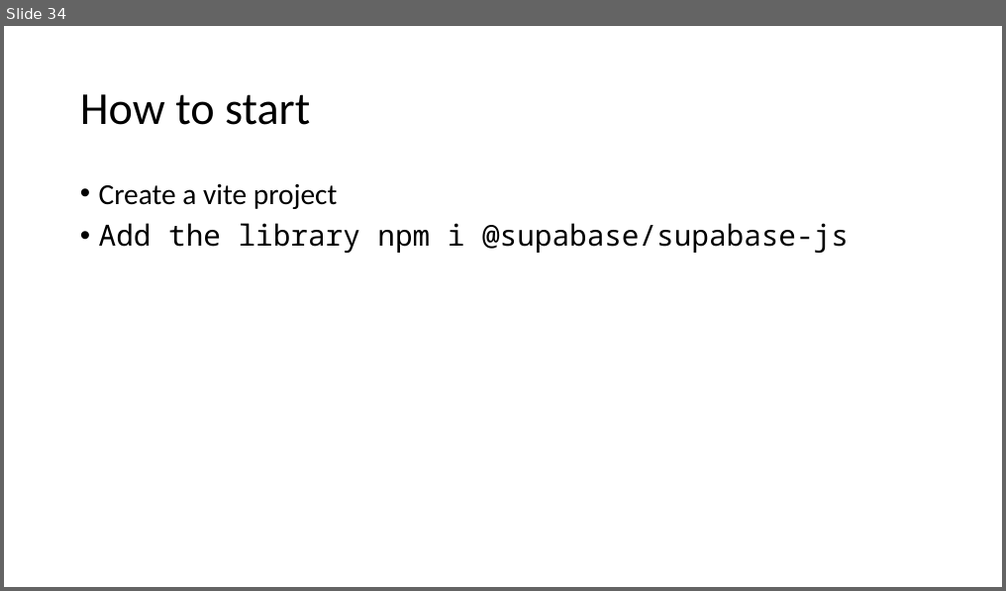
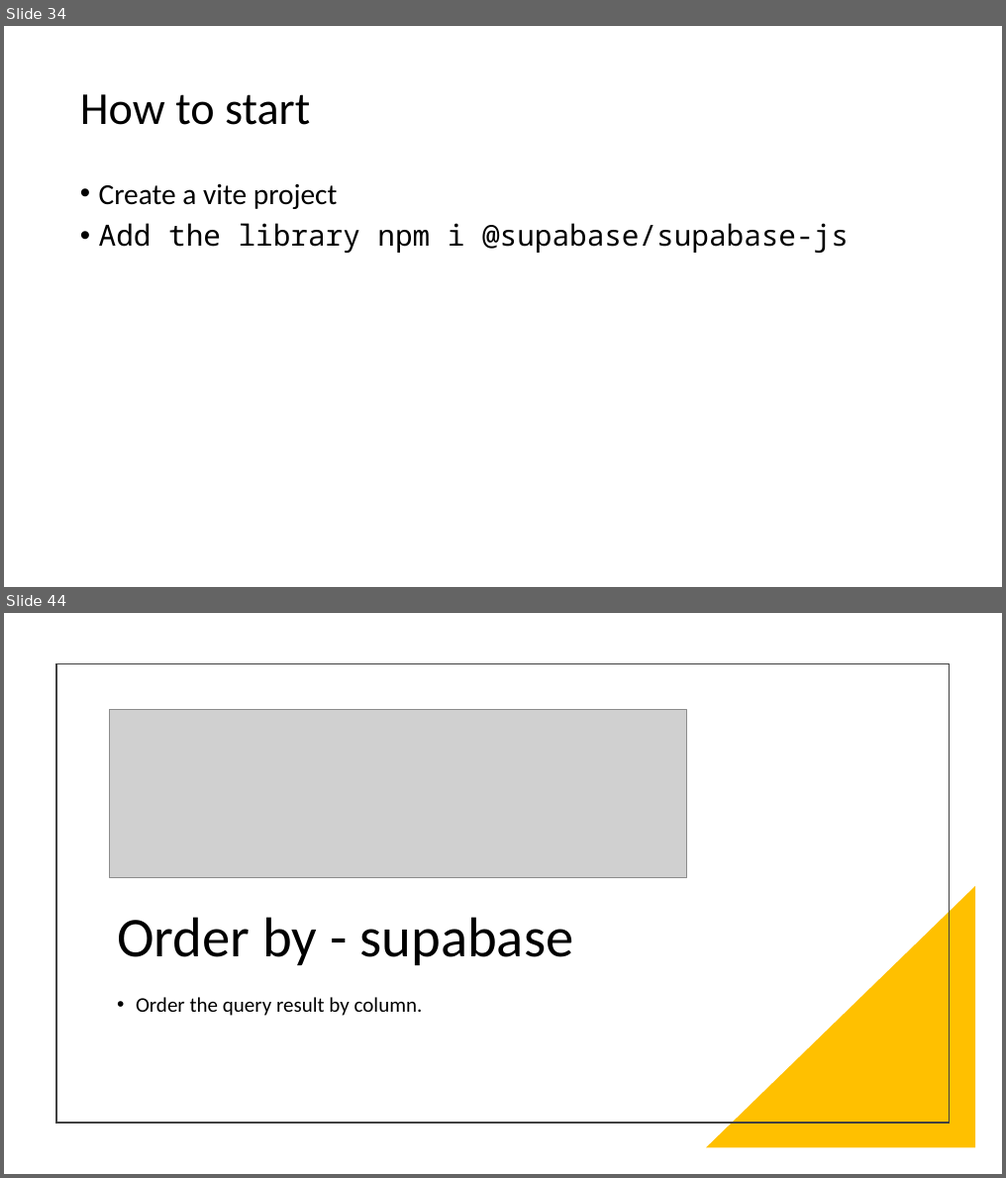
Before and after one commit to 1shaked/full-stack, a slide deck: 19ass/19ass.pptx. Shown one above the other, each under a label of ours: slide 34 before the commit, slides 34 and 44 after it; the slides between them are not shown. The pictures are 1006x591 and 1006x1178 pixels, drawn with LibreOffice and Linux fonts; fonts in the diff are those of the drawing; grey boxes stand for pictures. Boxes give left, top, right and bottom in pixels: in the first picture for what was removed or moved away, otherwise in the second. Text is boxed around its words. In the diff, an @@ line names an element or a change of style, - is before the commit and + after.

```diff
--- a/19ass/19ass.pptx
+++ b/19ass/19ass.pptx
@@ slide 44 added at <box>4,613,1002,1174</box>, background #FFFFFF @@
@@ rectangle added at <box>56,663,949,1123</box>, outline #404040 1.5 pt @@
@@ picture added at <box>110,709,687,878</box> @@
@@ right triangle added at <box>706,886,976,1149</box>, fill #FFC000 @@
@@ title added at <box>117,917,573,965</box>, 54 pt, text #000000 @@
+Order by - supabase
@@ text added at <box>136,997,423,1016</box>, 20 pt, text #000000 @@
+• Order the query result by column.
```
Also in this commit, not shown: 14 other slides added, 28 other files.
